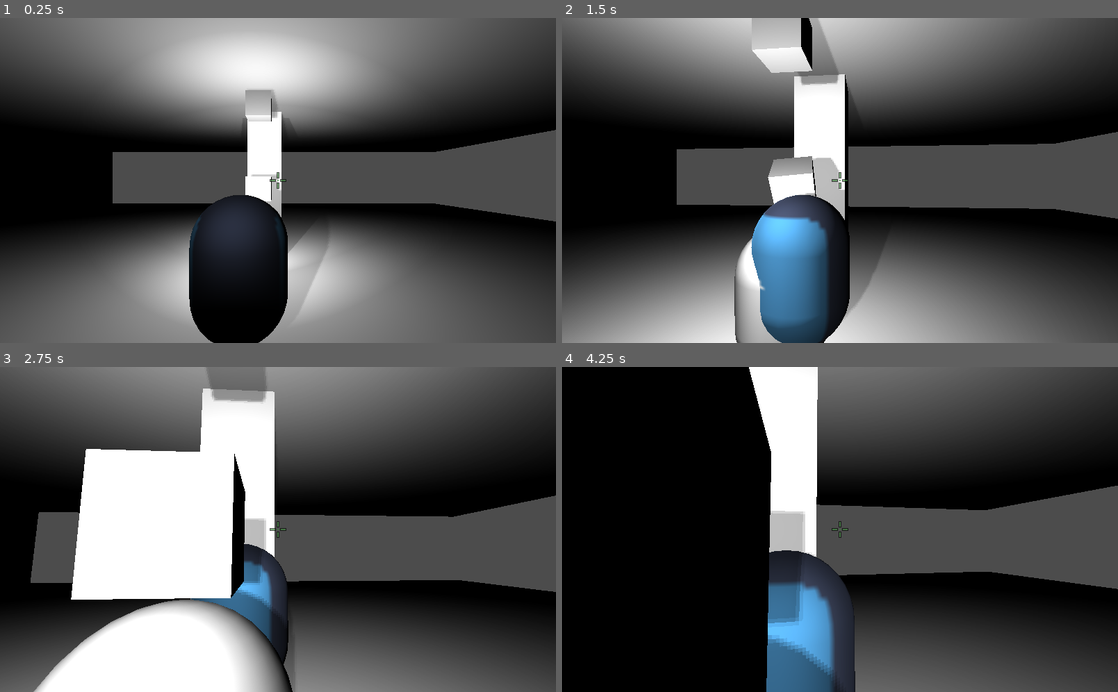
Above: before the commit, frames 1-4 (two rows, left to right).
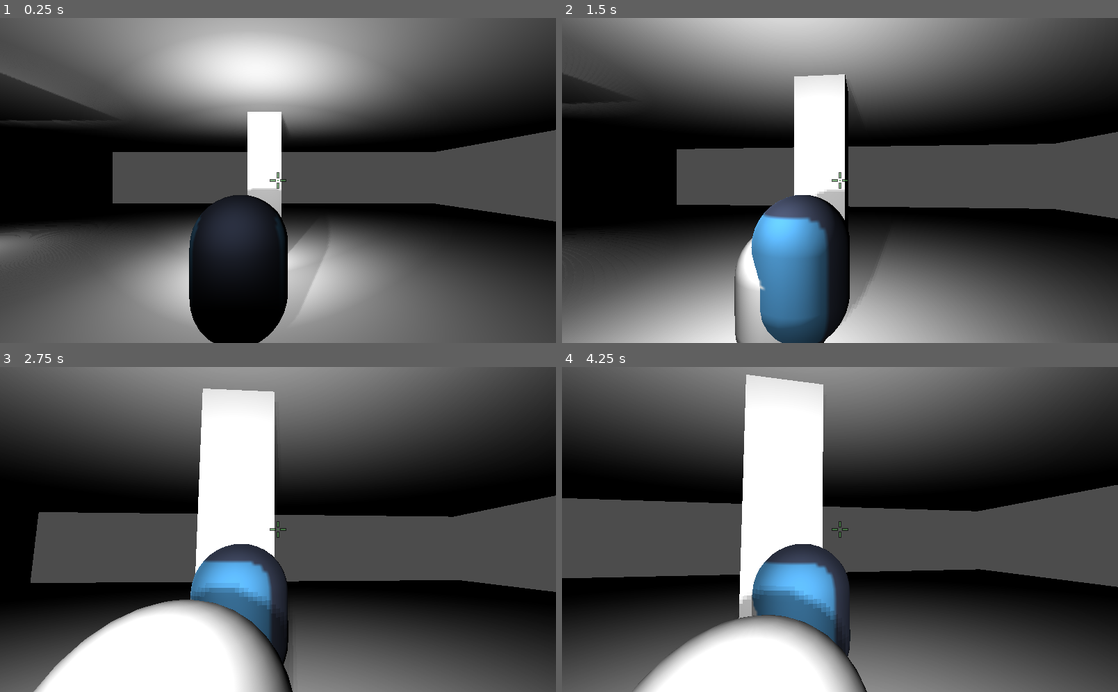
Above: after the commit, the same moments.

Repository: brennosouza/VS-Stealth
Game: Godot game, scene res://scenes/levels/test_level.tscn
Two runs of this game, one before a commit and one after it. Both use one fixed random seed, a clock stepped at 60 frames per second and the inputs below. The engine's default icon, where the game draws it, is replaced by a stand-in: a white triangle on a blue panel in a dark square.
Inputs (mouse positions are in pixels of both pictures, inside the frame that each line leads up to):
- Up to frame 1 (0.25 s): no input
- Up to frame 2 (1.5 s): tap Enter at 0.5 s; move the mouse to (867, 180) at 0.52 s; hold Ctrl (crouch) 0.53-1.28 s; hold Up (ui_up) from 0.53 s (still down); move the mouse to (812, 180) at 1.27 s; tap F (flashlight) at 1.35 s
- Up to frame 3 (2.75 s): keep holding Up (ui_up); move the mouse to (289, 523) at 2.02 s; click (289, 523) at 2.1 s
- Up to frame 4 (4.25 s): keep holding Up (ui_up); move the mouse to (834, 536) at 2.77 s; tap Shift (sprint) at 2.85 s; move the mouse to (878, 532) at 3.52 s; hold Ctrl (crouch) from 3.53 s (still down)

The runs differ from the first frame. In frame 1, 2.5% of the frame differs, in the area x 0-51%, y 14-79%; in frame 2, 3.4%; in frame 3, 13%; in frame 4, 41%, in the area x 0-100%, y 0-100%.

Commit message:
Hanging light com luz

Diff:
--- a/scenes/levels/test_level.tscn
+++ b/scenes/levels/test_level.tscn
@@ -60,5 +60,5 @@
 transform = Transform( 1, 0, 0, 0, 1, 0, 0, 0, 1, 0, 5.37579, 1.5874 )
 omni_range = 21.3219
 
-[node name="Spatial" parent="." instance=ExtResource( 2 )]
-transform = Transform( 1, 0, 0, 0, 1, 0, 0, 0, 1, 0, 4.8714, 0 )
+[node name="HangingLight" parent="." instance=ExtResource( 2 )]
+transform = Transform( 1, 0, 0, 0, 1, 0, 0, 0, 1, -15.6745, 5.22481, 0 )
--- a/scenes/lights/hanging_light.tscn
+++ b/scenes/lights/hanging_light.tscn
@@ -6,7 +6,7 @@
 [sub_resource type="ConvexPolygonShape" id=2]
 points = PoolVector3Array( -0.5, 0.5, 0.5, 0.5, 0.5, -0.5, 0.5, 0.5, 0.5, -0.5, 0.5, -0.5, -0.5, -0.5, 0.5, 0.5, -0.5,  …(304 unchanged characters)…
 
-[node name="Spatial" type="Spatial"]
+[node name="HangingLight" type="Spatial"]
 
 [node name="Top" type="StaticBody" parent="."]
 transform = Transform( 1, 0, 0, 0, 1, 0, 0, 0, 1, 0, 3.52184, 0 )
@@ -33,3 +33,8 @@
 
 [node name="CollisionShape" type="CollisionShape" parent="Light"]
 shape = SubResource( 2 )
+
+[node name="OmniLight" type="OmniLight" parent="Light"]
+transform = Transform( 1, 0, 0, 0, 1, 0, 0, 0, 1, 0, -0.914756, 0 )
+shadow_enabled = true
+omni_range = 10.2455
